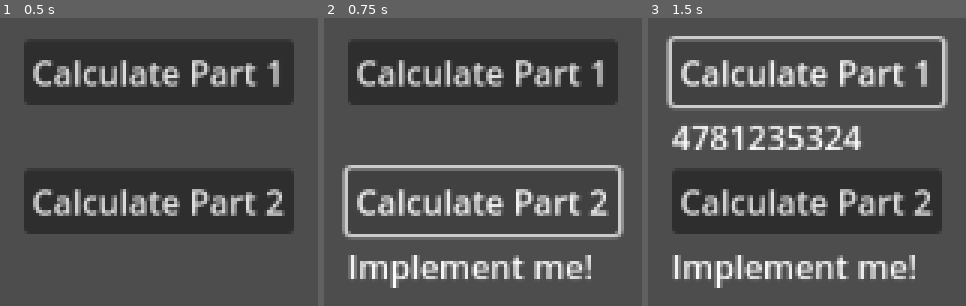
Above: before the commit, frames 1-3 (left to right).
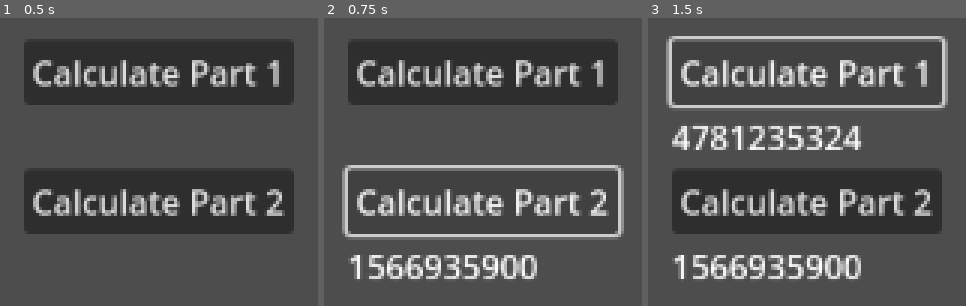
Above: after the commit, the same moments.

Repository: ehj37/Advent-of-Code-2025
Game: Godot game, scene res://day9/day9.tscn
Two runs of this game, one before a commit and one after it. Both use one fixed random seed, a clock stepped at 60 frames per second and the inputs below.
Inputs:
- Up to frame 1 (0.5 s): no input
- Up to frame 2 (0.75 s): click "Calculate Part 2" at 0.5 s
- Up to frame 3 (1.5 s): click "Calculate Part 1" at 1.25 s

Frame 1 is identical in both runs. In frame 2, 4.4% of the frame differs, in the area x 7-84%, y 82-94%; in frame 3, 4.4%.

Commit message:
Day 9 part 2

Diff:
--- a/advent-of-code-2025/day9/day9.gd
+++ b/advent-of-code-2025/day9/day9.gd
@@ -1,6 +1,7 @@
 extends Control
 
 var _red_tile_positions: Array[Vector2] = []
+var _polygon: Polygon2D
 
 @onready var button_part_1: Button = $VBoxContainer/VBoxContainerPart1/ButtonPart1
 @onready var label_part_1: Label = $VBoxContainer/VBoxContainerPart1/LabelPart1
@@ -20,6 +21,9 @@
 		var coord_strs = line.split(",")
 		var coords = Vector2(int(coord_strs[0]), int(coord_strs[1]))
 		_red_tile_positions.append(coords)
+
+	_polygon = Polygon2D.new()
+	_polygon.set_polygon(PackedVector2Array(_red_tile_positions))
 
 
 func part_one() -> String:
@@ -46,7 +50,36 @@
 func part_two() -> String:
 	_parse_input()
 
-	return str("Implement me!")
+	var largest_area = -INF
+	for i in range(_red_tile_positions.size()):
+		var red_tile_position = _red_tile_positions[i]
+		var candidate_red_tile_positions = _red_tile_positions.slice(
+			i + 1, _red_tile_positions.size()
+		)
+		for j in range(candidate_red_tile_positions.size()):
+			var candidate_red_tile_position = candidate_red_tile_positions[j]
+
+			var min_x = min(red_tile_position.x, candidate_red_tile_position.x)
+			var max_x = max(red_tile_position.x, candidate_red_tile_position.x)
+			var min_y = min(red_tile_position.y, candidate_red_tile_position.y)
+			var max_y = max(red_tile_position.y, candidate_red_tile_position.y)
+
+			var upper_left_point = Vector2(min_x, min_y)
+			var upper_right_point = Vector2(max_x, min_y)
+			var bottom_left_point = Vector2(min_x, max_y)
+			var bottom_right_point = Vector2(max_x, max_y)
+			var rect_points = PackedVector2Array(
+				[upper_left_point, upper_right_point, bottom_left_point, bottom_right_point]
+			)
+
+			if !Geometry2D.clip_polygons(rect_points, _polygon.polygon).is_empty():
+				continue
+
+			var area = (max_x - min_x + 1) * (max_y - min_y + 1)
+			if area > largest_area:
+				largest_area = area
+
+	return str(int(largest_area))
 
 
 func _on_button_part_1_pressed():
